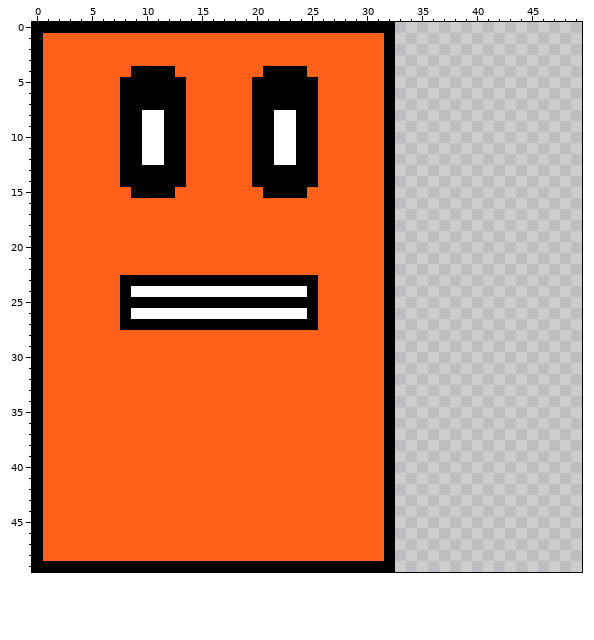
File history of a pixel-art sprite, games/TurnBasedGames/Bouncy/assets/enemies/enemy_blocker.png. Above: the version before the commit.
The file is 50x50 pixels.
Once edited:
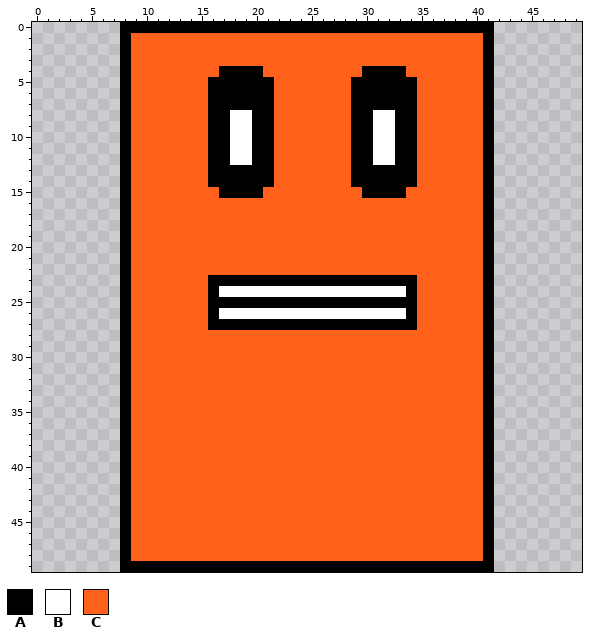
Palette (. is transparent): A #000000  B #ffffff  C #ff611a
The edit:
Changed rows in their new state; - is an unchanged pixel.
first column x 0:
 0 ........-------------------------AAAAAAAAA
 1 ........A-----------------------CCCCCCCCCA
 2 ........A-----------------------CCCCCCCCCA
 3 ........A-----------------------CCCCCCCCCA
 4 ........ACCCC----AAAACCCC-----AA-ACCCCCCCA
 5 ........-CCCCC--AAAA--CCCC---AAA-AACCCCCCA
 6 ........-CCCCC--AAAA--CCCC---AAA-AACCCCCCA
 7 ........-CCCCC--AAAA--CCCC---AAA-AACCCCCCA
 8 ........-CCCCC--AABB--CCCC---AABBAACCCCCCA
 9 ........-CCCCC--AABB--CCCC---AABBAACCCCCCA
10 ........-CCCCC--AABB--CCCC---AABBAACCCCCCA
11 ........-CCCCC--AABB--CCCC---AABBAACCCCCCA
12 ........-CCCCC--AABB--CCCC---AABBAACCCCCCA
13 ........-CCCCC--AAAA--CCCC---AAA-AACCCCCCA
14 ........-CCCCC--AAAA--CCCC---AAA-AACCCCCCA
15 ........ACCCC----AAAACCCC-----AA-ACCCCCCCA
16 ........A-----------------------CCCCCCCCCA
17 ........A-----------------------CCCCCCCCCA
18 ........A-----------------------CCCCCCCCCA
19 ........A-----------------------CCCCCCCCCA
20 ........A-----------------------CCCCCCCCCA
21 ........A-----------------------CCCCCCCCCA
22 ........A-----------------------CCCCCCCCCA
23 ........-CCCCCCC----------AAAAAA-AACCCCCCA
24 ........-CCCCCCCA--------BBBBBBBBBACCCCCCA
25 ........-CCCCCCC----------AAAAAA-AACCCCCCA
26 ........-CCCCCCCA--------BBBBBBBBBACCCCCCA
27 ........-CCCCCCC----------AAAAAA-AACCCCCCA
28 ........A-----------------------CCCCCCCCCA
29 ........A-----------------------CCCCCCCCCA
30 ........A-----------------------CCCCCCCCCA
31 ........A-----------------------CCCCCCCCCA
32 ........A-----------------------CCCCCCCCCA
33 ........A-----------------------CCCCCCCCCA
34 ........A-----------------------CCCCCCCCCA
35 ........A-----------------------CCCCCCCCCA
36 ........A-----------------------CCCCCCCCCA
37 ........A-----------------------CCCCCCCCCA
38 ........A-----------------------CCCCCCCCCA
39 ........A-----------------------CCCCCCCCCA
40 ........A-----------------------CCCCCCCCCA
41 ........A-----------------------CCCCCCCCCA
42 ........A-----------------------CCCCCCCCCA
43 ........A-----------------------CCCCCCCCCA
44 ........A-----------------------CCCCCCCCCA
45 ........A-----------------------CCCCCCCCCA
46 ........A-----------------------CCCCCCCCCA
47 ........A-----------------------CCCCCCCCCA
48 ........A-----------------------CCCCCCCCCA
49 ........-------------------------AAAAAAAAA
